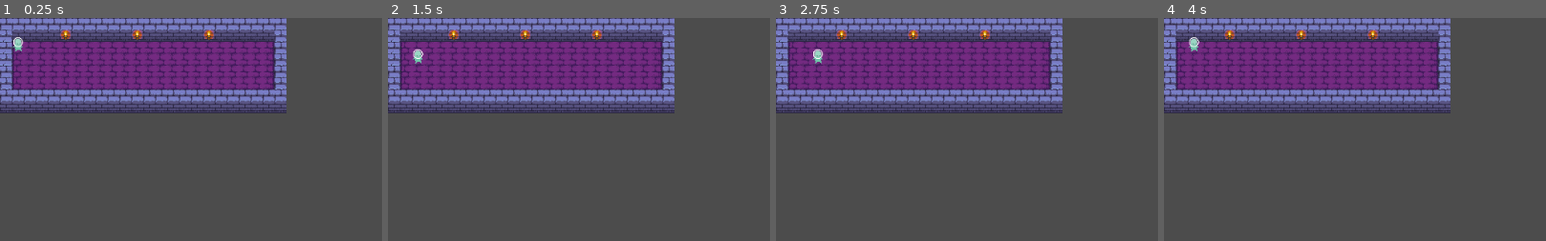
Above: before the commit, frames 1-4 (left to right).
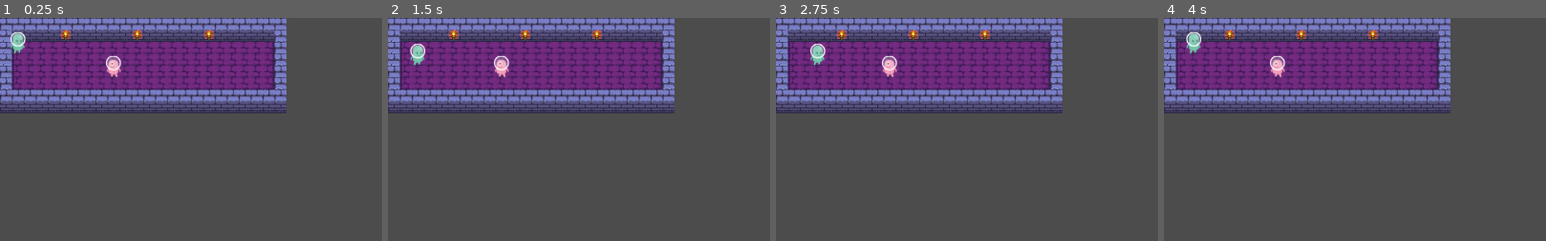
Above: after the commit, the same moments.

Repository: Shoes01/souls-1
Game: Godot game, scene res://Main.tscn
The game is run twice, just before and just after one commit, with the same random seed, the same clock (stepped at 60 frames per second) and the same inputs. The project has no main scene, so this scene is started directly.
Inputs:
- Up to frame 1 (0.25 s): no input
- Up to frame 2 (1.5 s): tap Enter at 0.5 s; hold Right (ui_right) 0.53-1.28 s; tap Space at 1.25 s; hold Down (ui_down) from 1.28 s (still down)
- Up to frame 3 (2.75 s): tap Enter at 2 s; release Down (ui_down) at 2.03 s; hold Right (ui_right) from 2.03 s (still down)
- Up to frame 4 (4 s): tap Space at 2.75 s; release Right (ui_right) at 2.78 s; hold Up (ui_up) 2.78-3.53 s; tap Enter at 3.5 s; hold Left (ui_left) from 3.53 s (still down)
The pictures show only the part of the screen within x 0-50%, y 0-50%; the shares and areas given below are measured in that part.

The runs differ from the first frame. In frame 1, 0.6% of the frame differs, in the area x 2-32%, y 6-27%; in frame 2, 0.6%; in frame 3, 0.6%; in frame 4, 0.6%, in the area x 5-32%, y 6-27%.

Commit message:
Add dummy NPC
Dummy NPC blocks movement.

Diff:
--- a/Gameboard.gd
+++ b/Gameboard.gd
@@ -10,6 +10,10 @@
 func _ready() -> void:
 	var player_cell = grid.calculate_grid_coordinates(player_character.position)
 	player_character.position = grid.calculate_map_position(player_cell)
+
+	for child in $NPCs.get_children():
+		var child_cell = grid.calculate_grid_coordinates(child.position)
+		child.position = grid.calculate_map_position(child_cell)
 
 
 func _unhandled_input(event: InputEvent) -> void:
@@ -28,6 +32,17 @@
 	var target_cell = player_cell + direction
 	var walls: Array = get_node("Map/Walls").get_used_cells()
 
+	var valid_target := true
 	# Check to see if anything is occupying target_cell
-	if !(target_cell in walls):
+	if target_cell in walls:
+		valid_target = false
+
+	# Check to see if any unit is occupying target_cell
+	for child in $NPCs.get_children():
+		var child_cell = grid.calculate_grid_coordinates(child.position)
+		if target_cell == child_cell:
+			valid_target = false
+			break
+
+	if valid_target:
 		player_character.position += direction * grid.cell_size.x
--- a/Main.tscn
+++ b/Main.tscn
@@ -1,8 +1,9 @@
-[gd_scene load_steps=4 format=2]
+[gd_scene load_steps=5 format=2]
 
-[ext_resource path="res://alienGreen_walk1.png" type="Texture" id=1]
+[ext_resource path="res://alienGreen.png" type="Texture" id=1]
 [ext_resource path="res://Map.tscn" type="PackedScene" id=2]
 [ext_resource path="res://Gameboard.gd" type="Script" id=3]
+[ext_resource path="res://Unit.tscn" type="PackedScene" id=4]
 
 [node name="Main" type="Node"]
 
@@ -13,11 +14,16 @@
 position = Vector2( 26, 40 )
 
 [node name="Sprite" type="Sprite" parent="Gameboard/PC"]
-position = Vector2( 0, -11 )
-scale = Vector2( 0.125, 0.125 )
+position = Vector2( 0, -5 )
+scale = Vector2( 0.5, 0.5 )
 texture = ExtResource( 1 )
 __meta__ = {
 "_edit_lock_": true
 }
 
 [node name="Map" parent="Gameboard" instance=ExtResource( 2 )]
+
+[node name="NPCs" type="Node" parent="Gameboard"]
+
+[node name="NPC" parent="Gameboard/NPCs" instance=ExtResource( 4 )]
+position = Vector2( 147, 66 )
--- /dev/null
+++ b/Unit.tscn
@@ -0,0 +1,11 @@
+[gd_scene load_steps=2 format=2]
+
+[ext_resource path="res://alienPink.png" type="Texture" id=1]
+
+[node name="NPC" type="Node2D"]
+
+[node name="Sprite" type="Sprite" parent="."]
+position = Vector2( 0, -5 )
+scale = Vector2( 0.5, 0.5 )
+texture = ExtResource( 1 )
+flip_h = true
Binary file added: alienGreen.png
Not shown, changed: alienGreen.png.import
Binary file removed: alienGreen_walk1.png
Binary file added: alienPink.png
Not shown, added: alienPink.png.import
